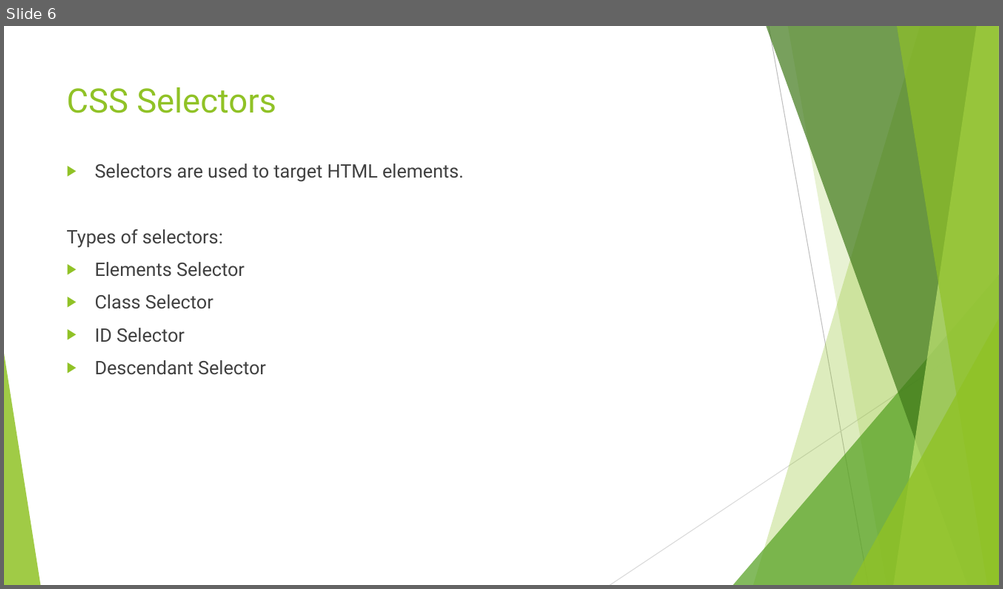
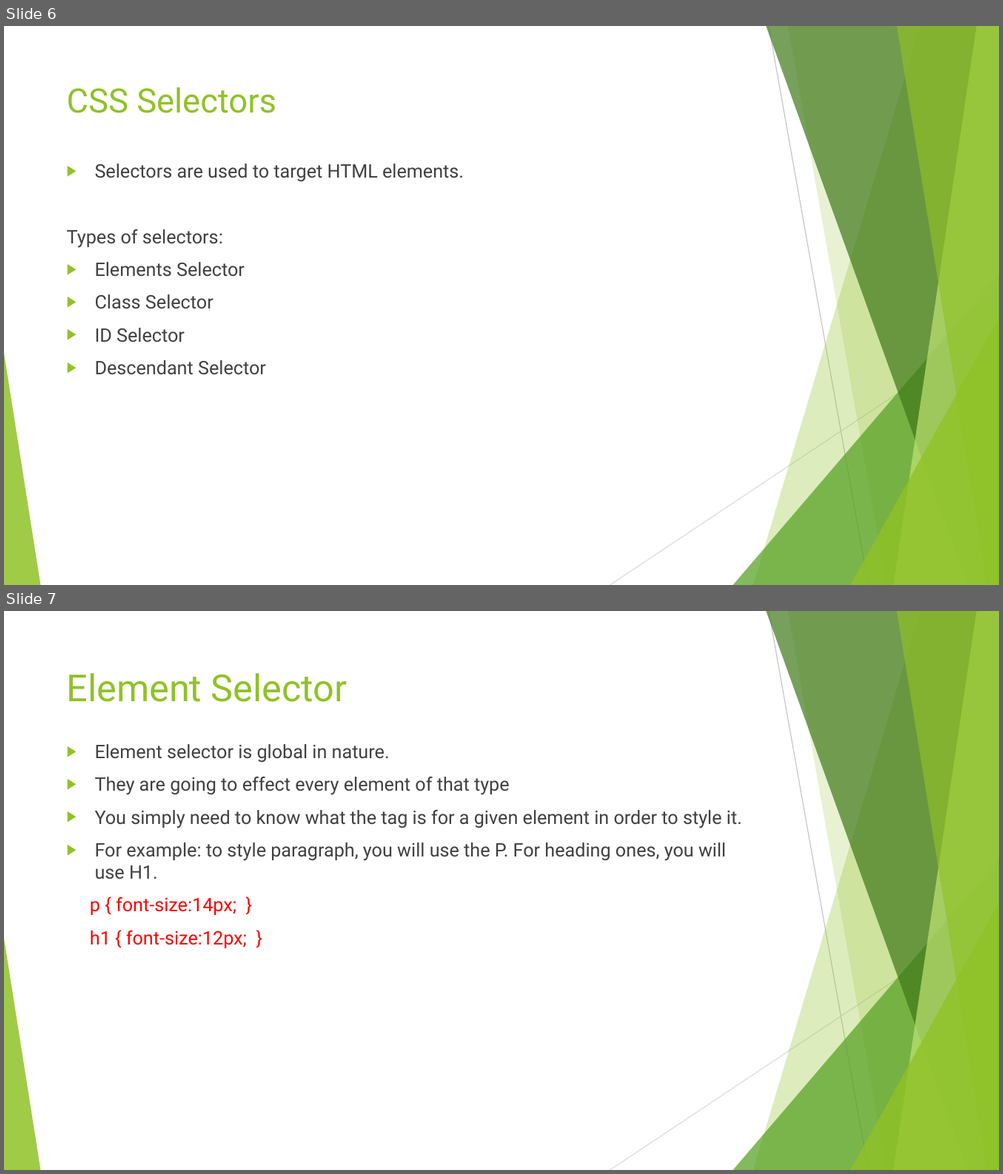
Before and after one commit to anumsh/Introduction-To-CSS, a slide deck: Introduction-to-CSS.pptx. Shown one above the other, each under a label of ours: slide 6 before the commit, slides 6 and 7 after it. The pictures are 1003x589 and 1003x1174 pixels, drawn with LibreOffice and Linux fonts; fonts in the diff are those of the drawing. Boxes give left, top, right and bottom in pixels: in the first picture for what was removed or moved away, otherwise in the second. Text is boxed around its words. In the diff, an @@ line names an element or a change of style, - is before the commit and + after.

Commit message:
feat: Element selector

```diff
--- a/Introduction-to-CSS.pptx
+++ b/Introduction-to-CSS.pptx
@@ slide 7 added at <box>4,611,999,1170</box>, background #FFFFFF; not listed: 10 template elements that a slide beside it also shows @@
@@ title added at <box>67,673,347,702</box>, 36 pt, text #90C226 @@
+Element Selector
@@ text added at <box>90,744,742,948</box>, 18 pt, text #404040 @@
+▶ Element selector is global in nature.
+▶ They are going to effect every element of that type
+▶ You simply need to know what the tag is for a given element in order to style it.
+▶ For example: to style paragraph, you will use the P. For heading ones, you will use H1.
+p { font-size:14px; }
+h1 { font-size:12px; }
```
